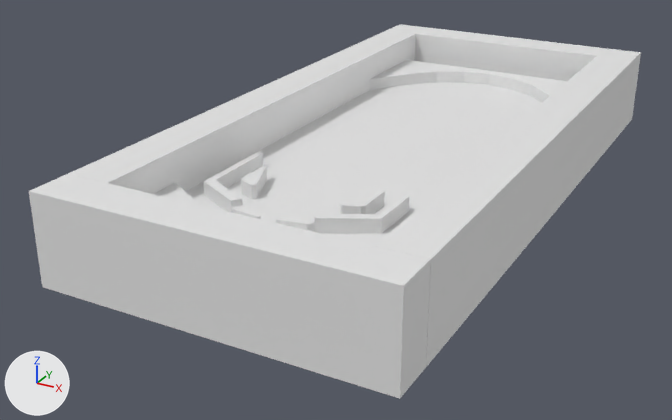
Two versions of the glTF model dist/assets/table.glb, one commit apart.
Before and after are seen from a 50 mm camera at (0.88, -1.919, 0.808) aimed at (-0.105, -0.127, -0.088). Lighting does not change. The marker at lower left points along +X, +Y and +Z. Where no turn or scale is listed for an object, it has been applied to the vertices.

Names of what the first picture shows: 'back durve', 'back wall', 'base funnel', 'floor', 'lefft passage', 'left shoot', 'left wall', 'near wall', 'paddle-r', 'paddlle-l', 'right passage', 'right shoot', 'right wall'.
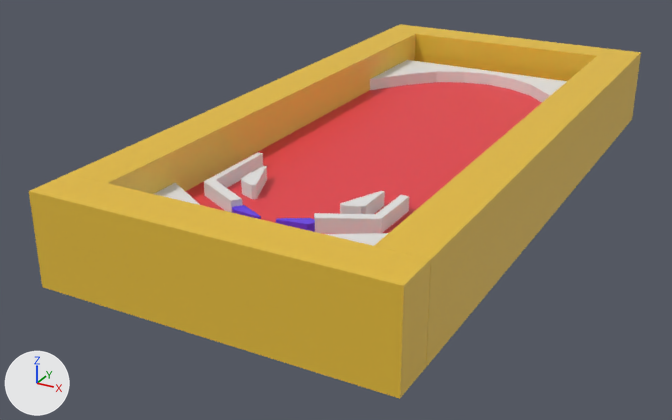
Location of each change, (x1, y1, x2, y2) in pixels of the pictures (672 x 420 px):
'near wall', recoloured (grey to yellow): (29, 174, 431, 399) in both
'right wall', recoloured (white to yellow): (374, 56, 633, 367) in both
'floor', recoloured (white to red): (185, 82, 542, 234) in both
'left wall', recoloured: (68, 30, 416, 194) in both
'back wall', recoloured: (387, 24, 641, 128) in both
'paddle-r', recoloured (white to purple): (276, 218, 315, 232) in both
'paddlle-l', recoloured (white to purple): (232, 205, 261, 219) in both

Patch to the scene script:
```diff
--- a/dist/assets/table.glb.py
+++ b/dist/assets/table.glb.py
@@ mat_material_002 @@
+mat_material_002 = principled_material('Material.002')
+mat_material_002.base_color = (0.132, 0.0472, 0.8)  # purple #663de7
@@ mat_material_001 @@
+mat_material_001 = principled_material('Material.001')
+mat_material_001.base_color = (0.8, 0.516, 0.0437)  # yellow #e7be3b
@@ mat_material @@
+mat_material = principled_material('Material')
+mat_material.base_color = (0.8, 0.052, 0.0672)  # red #e74049
@@ me_cube_001 @@
 me_cube_001.from_pydata(...)  # 8 vertices, 12 faces; spans x -0.28..0.28, y -0.7..0.7, z -0.05..0.05
+me_cube_001.materials.append(mat_material)  # red #e74049
@@ me_cube_002 @@
 me_cube_002.from_pydata(...)  # 8 vertices, 12 faces; spans x -0.38..-0.28, y -0.7..0.7, z -0.05..0.15
+me_cube_002.materials.append(mat_material_001)  # yellow #e7be3b
@@ me_cube_003 @@
 me_cube_003.from_pydata(...)  # 8 vertices, 12 faces; spans x 0.28..0.38, y -0.7..0.7, z -0.05..0.15
+me_cube_003.materials.append(mat_material_001)  # yellow #e7be3b
@@ me_cube_004 @@
 me_cube_004.from_pydata(...)  # 8 vertices, 12 faces; spans x -0.38..0.38, y -0.8..-0.7, z -0.05..0.15
+me_cube_004.materials.append(mat_material_001)  # yellow #e7be3b
@@ me_cube_005 @@
 me_cube_005.from_pydata(...)  # 8 vertices, 12 faces; spans x -0.38..0.38, y 0.7..0.8, z -0.05..0.15
+me_cube_005.materials.append(mat_material_001)  # yellow #e7be3b
@@ me_cube_014 @@
 me_cube_014.from_pydata(...)  # 12 vertices, 16 faces; spans x -0.0631..0.0147, y -0.0272..0.0107, z -0.02..0.0
+me_cube_014.materials.append(mat_material_002)  # purple #663de7
@@ me_cube_016 @@
 me_cube_016.from_pydata(...)  # 12 vertices, 16 faces; spans x -0.0147..0.0646, y -0.0231..0.0118, z -0.02..0.0
+me_cube_016.materials.append(mat_material_002)  # purple #663de7
```
